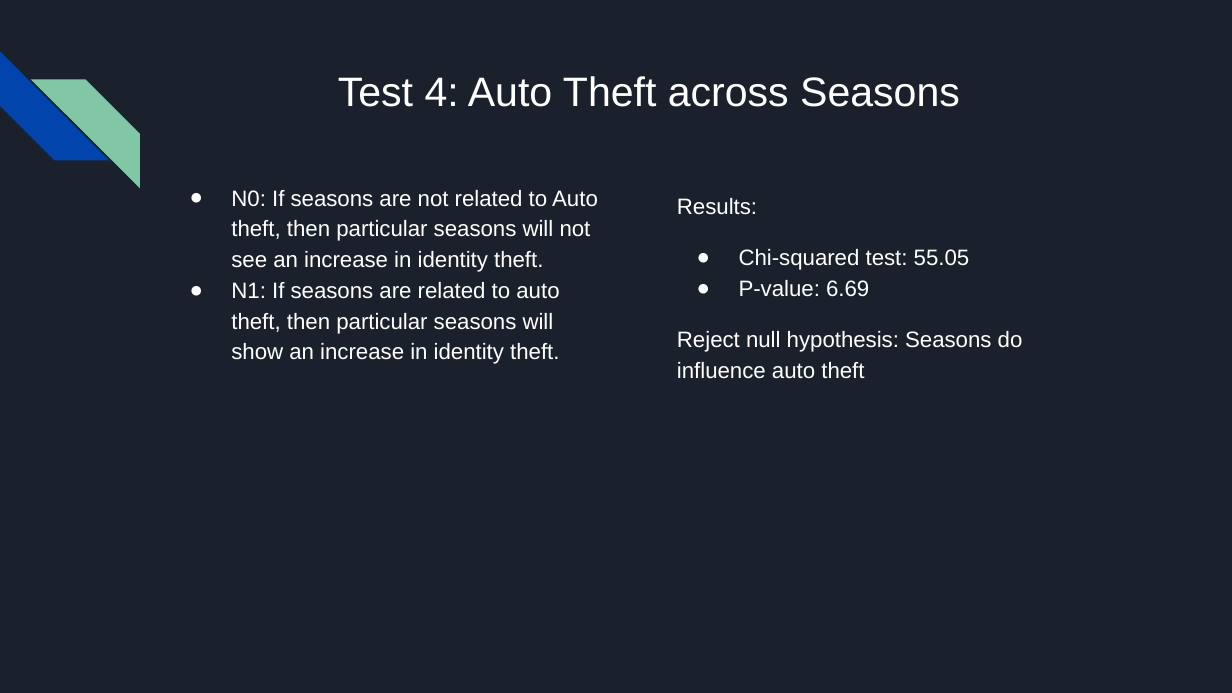
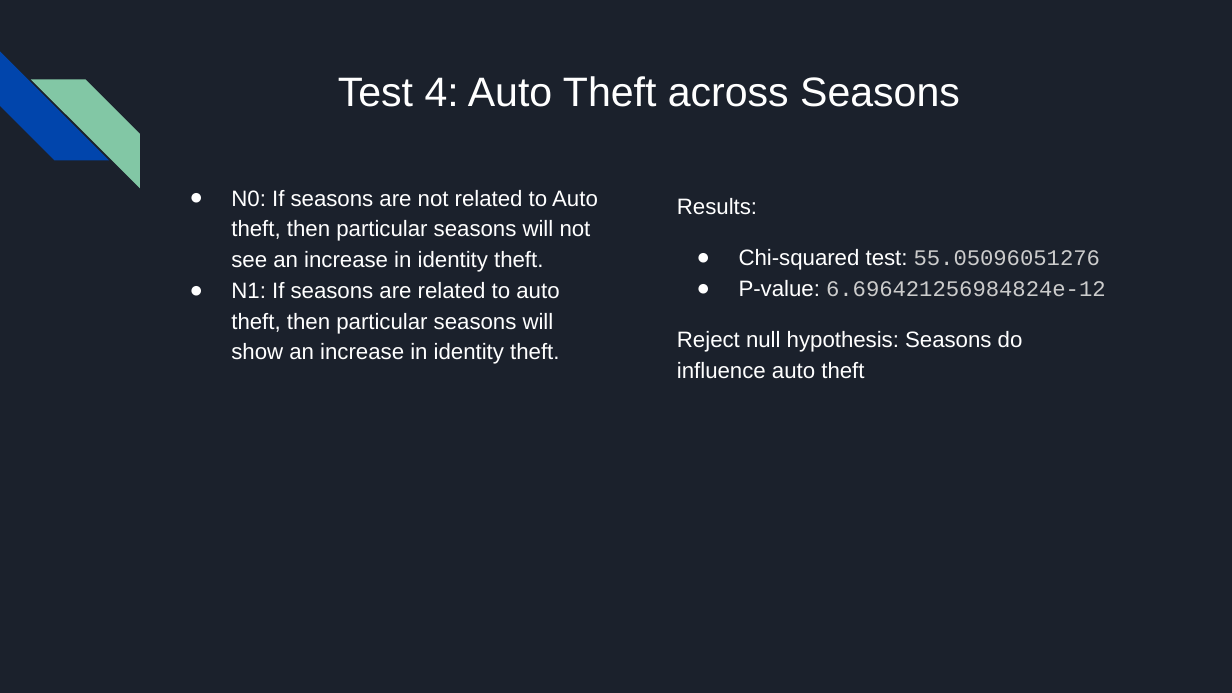
Before and after one commit to oddtexan/Project-1, a slide deck: slide 11 of Project 1 Presentation Final.pptx. Drawn at 1232x693 pixels with LibreOffice and Linux fonts; fonts in the diff are those of the drawing. Boxes give left, top, right and bottom in pixels: in the first picture for what was removed or moved away, otherwise in the second. Text is boxed around its words. In the diff, an @@ line names an element or a change of style, - is before the commit and + after.

Commit message:
Updated now

```diff
--- a/Project 1 Presentation Final.pptx
+++ b/Project 1 Presentation Final.pptx
@@ text at (739, 249, 1106, 297): text changed; font Arial to Courier New; text colour #FFFFFF to #CCCCCC @@
-● Chi-squared test: 55.05
-● P-value: 6.69
+● Chi-squared test: 55.05096051276
+● P-value: 6.696421256984824e-12
```
